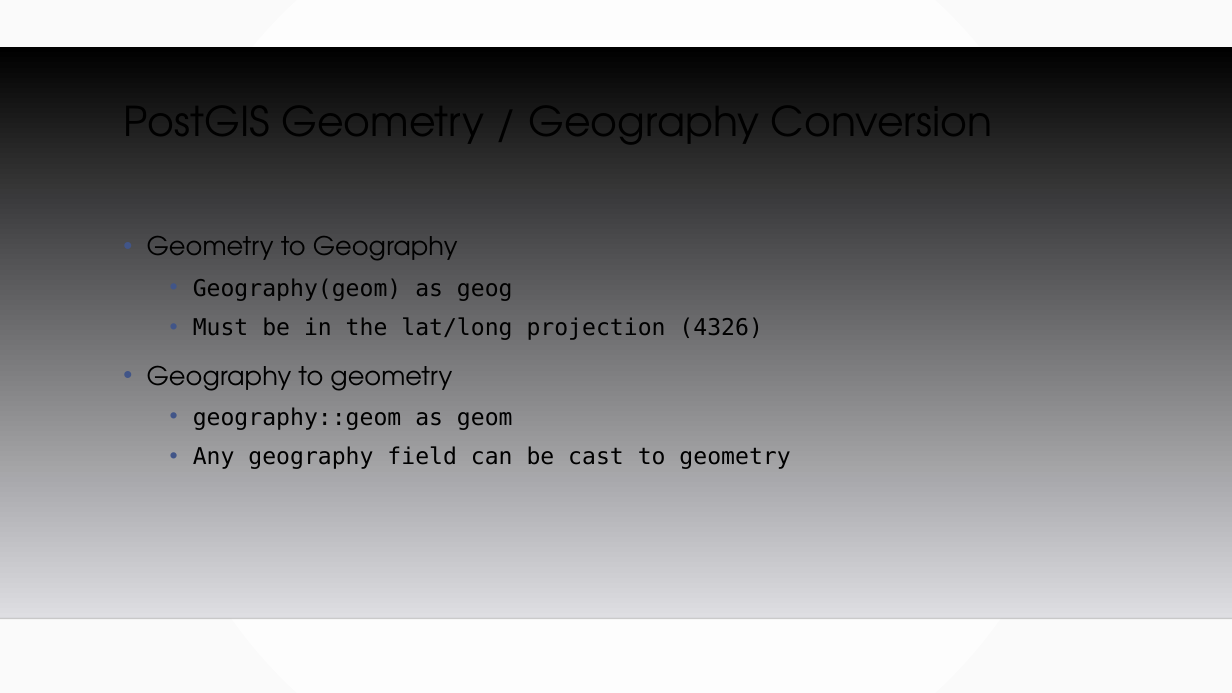
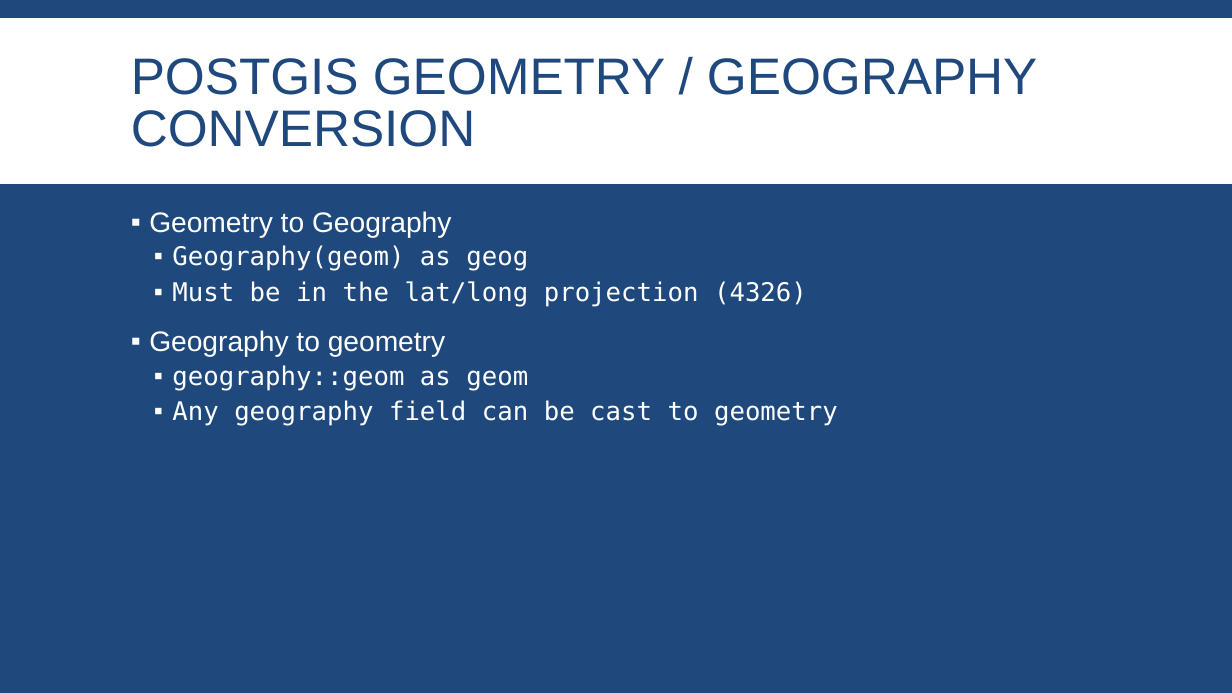
Before and after one commit to MGIS-UMN/GIS5577_week5, a slide deck: slide 8 of Spatial_Databases.odp. Drawn at 1232x693 pixels with LibreOffice and Linux fonts; fonts in the diff are those of the drawing; background and template pictures are left out. Boxes give left, top, right and bottom in pixels: in the first picture for what was removed or moved away, otherwise in the second. Text is boxed around its words. In the diff, an @@ line names an element or a change of style, - is before the commit and + after.

```diff
--- a/Spatial_Databases.odp
+++ b/Spatial_Databases.odp
@@ background gradient #FFFFFF to #FAFAFA to #1F497D @@
@@ freeform shape added at [0, 18, 1232, 184], fill #FFFFFF @@
@@ title "POSTGIS GEOMETRY / GEOGRAPHY CONVERSION" at [131, 58, 1037, 147]: vertical alignment top to middle @@
@@ freeform shape removed at [0, 47, 1232, 618] @@
@@ title at [131, 58, 1037, 147]: text changed; size 32 to 40 pt; font TeX Gyre Adventor to Arial; text colour #000000 to #1F497D @@
-PostGIS Geometry / Geography Conversion
+POSTGIS GEOMETRY / GEOGRAPHY CONVERSION
@@ text "Geometry to Geography": place and size @@
-text "Geometry to Geography" at [147, 236, 790, 469]
+text "Geometry to Geography" at [149, 211, 838, 426]
@@ text "Geometry to Geography" at [149, 211, 838, 426]: size 20 to 22 pt, font TeX Gyre Adventor to Arial in "Geometry to Geography", "Geography to geometry"; text colour #000000 to #FFFFFF; size 18 to 20 pt in "Geography(geom) as geog", "Must be in the lat/long projection (4326)", "geography::geom as geom", "Any geography field can be cast to ..."; bullet • to ▪; line spacing 1.2 to 0.9; more space between paragraphs; bullet colour #415588 to #FFFFFF @@
@@ line removed from (0, 618) to (1232, 618) @@
```
Also in this commit, not shown: 39 other slides changed, 2 other files.
